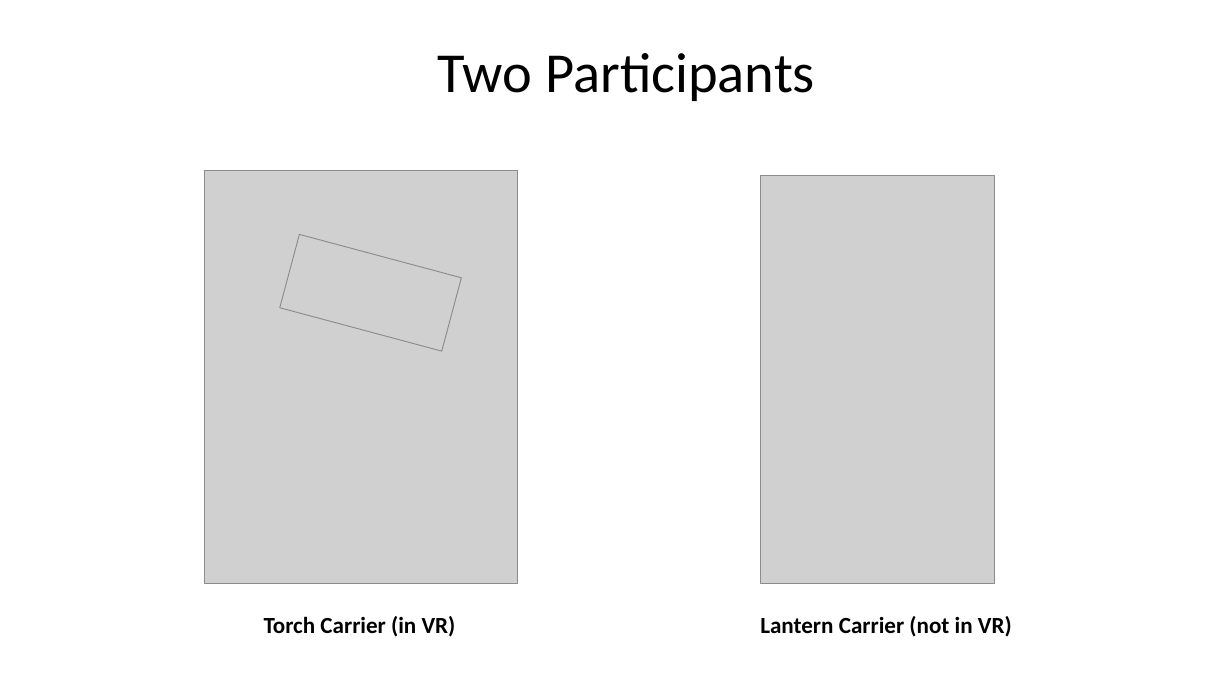
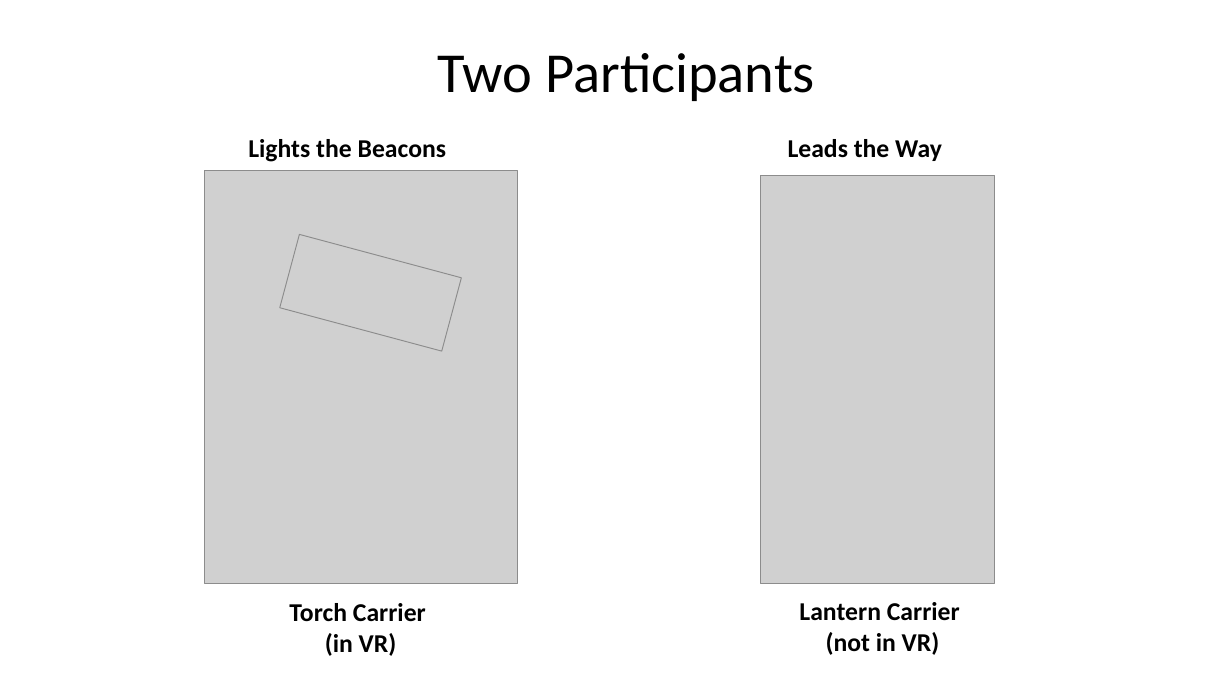
Before and after one commit to mmandel/8Nights2, a slide deck: slide 6 of docs/8NightsVRDesign.pptx (slide 4 before the commit). Drawn at 1232x693 pixels with LibreOffice and Linux fonts; fonts in the diff are those of the drawing; grey boxes stand for pictures. Boxes give left, top, right and bottom in pixels: in the first picture for what was removed or moved away, otherwise in the second. Text is boxed around its words. In the diff, an @@ line names an element or a change of style, - is before the commit and + after.

```diff
--- a/docs/8NightsVRDesign.pptx
+++ b/docs/8NightsVRDesign.pptx
@@ text added at (248,139,447,162), 20 pt, text #000000, bold @@
+Lights the Beacons
@@ text added at (788,139,942,161), 20 pt, text #000000, bold @@
+Leads the Way
@@ text "Torch Carrier (in VR)" at (289,603,426,656): size 18 to 20 pt; alignment left to centre @@
@@ text "Torch Carrier (in VR)": place and size @@
-text "Torch Carrier (in VR)" at (264,616,456,637)
+text "Torch Carrier (in VR)" at (289,603,426,656)
@@ text "Lantern Carrier (not in VR)": place and size @@
-text "Lantern Carrier (not in VR)" at (760,616,1012,637)
+text "Lantern Carrier (not in VR)" at (799,602,960,655)
@@ text "Lantern Carrier (not in VR)" at (799,602,960,655): size 18 to 20 pt; alignment left to centre @@
```
Also in this commit, not shown: 3 other slides changed, 2 slides added, 1 other file.
